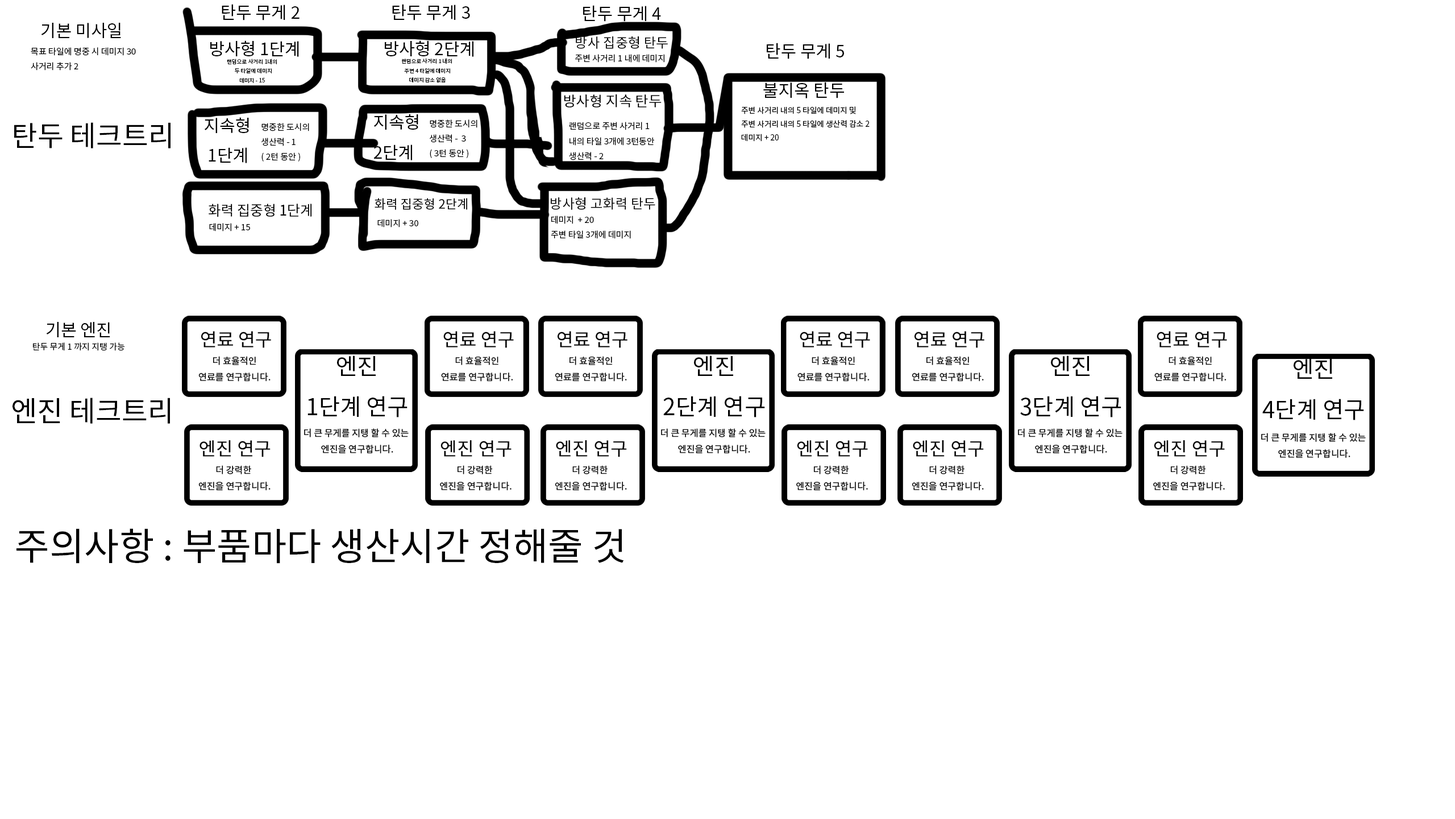
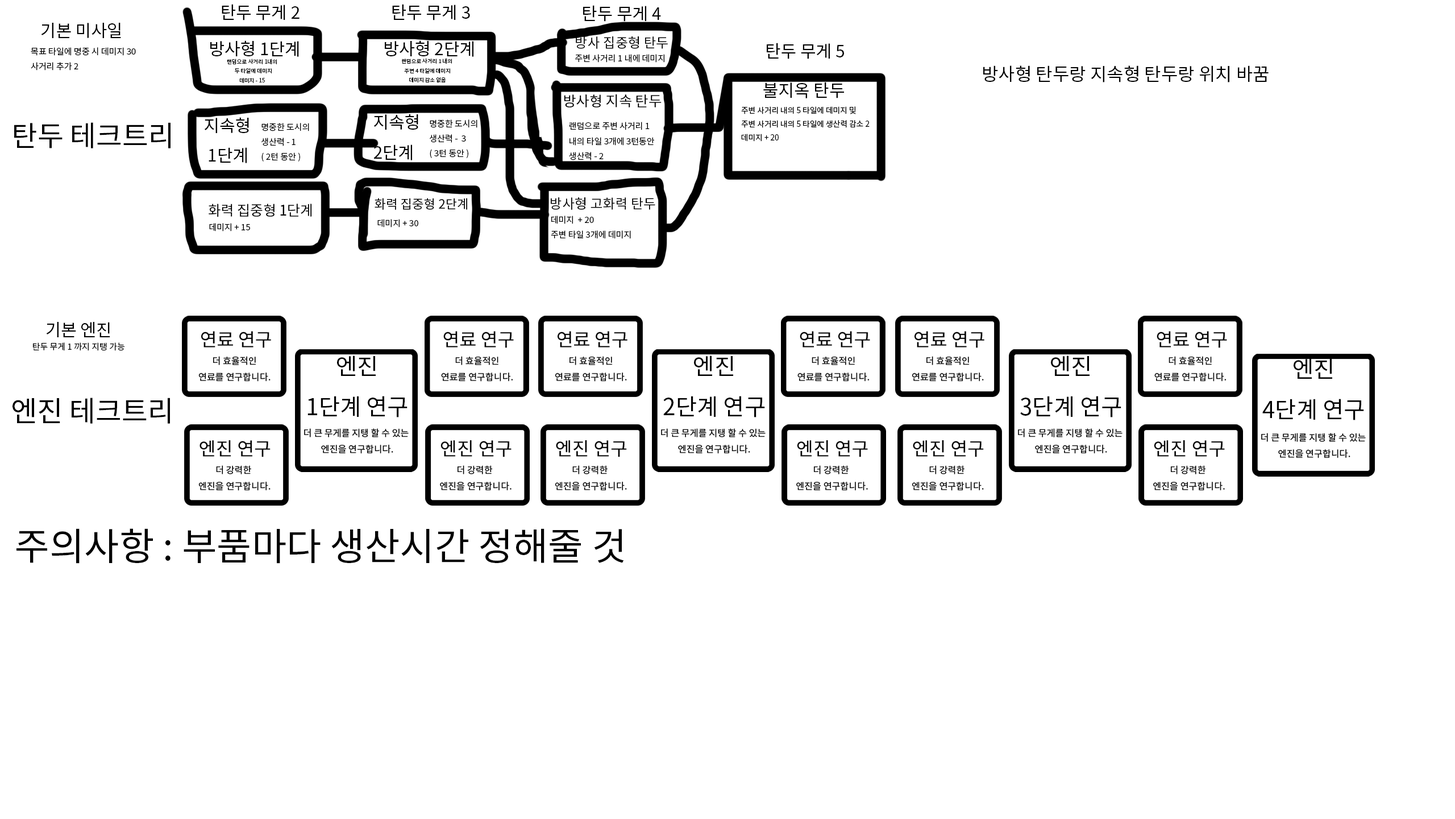
Revision of a layered 1455x819 image; what changed, layer by layer:
added layer "방사형 탄두랑 지속형 탄두랑 위치 바꿈" above "주의사항 : 부품마다 생산시간 정해줄 것" over [983, 65, 1269, 83]
